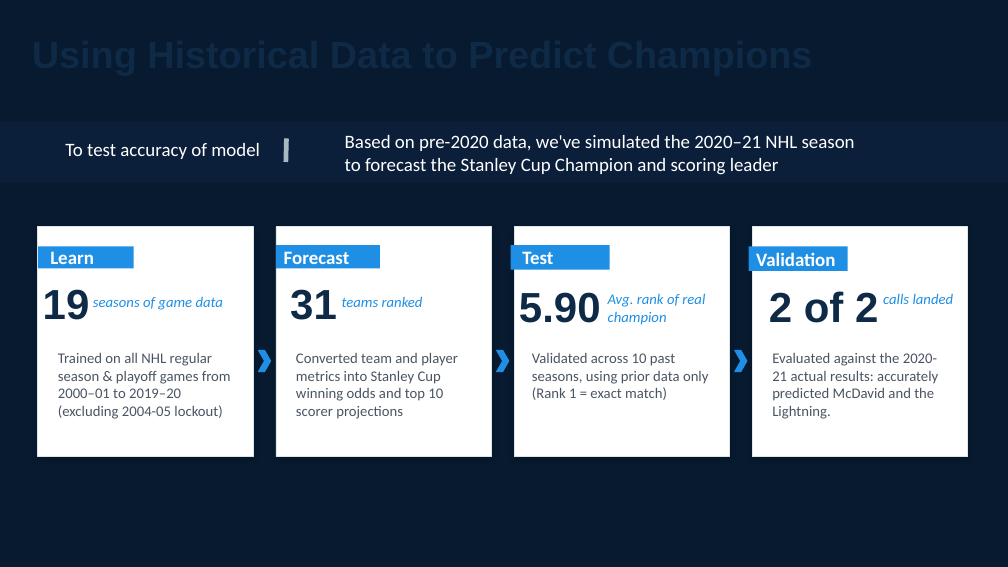
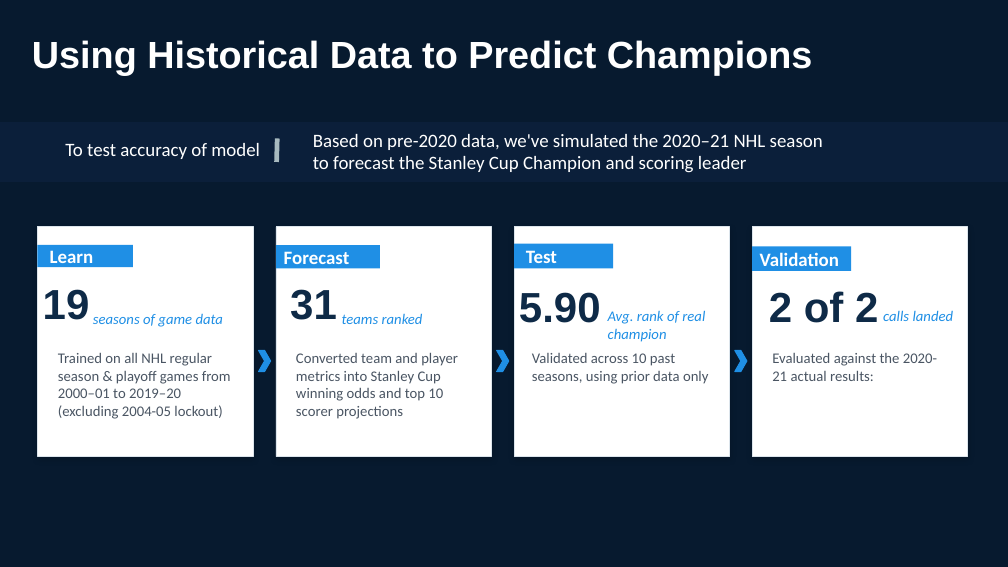
Before and after one commit to kwongheng/JDE10_final_project, a slide deck: slide 25 of docs/Final Project Presentation.pptx. Drawn at 1008x567 pixels with LibreOffice and Linux fonts; fonts in the diff are those of the drawing. Boxes give left, top, right and bottom in pixels: in the first picture for what was removed or moved away, otherwise in the second. Text is boxed around its words. In the diff, an @@ line names an element or a change of style, - is before the commit and + after.

```diff
--- a/docs/Final Project Presentation.pptx
+++ b/docs/Final Project Presentation.pptx
@@ text added at (x1=32, y1=40, x2=813, y2=75), 36 pt, text #FFFFFF, bold @@
+Using Historical Data to Predict Champions
@@ line moved from (287, 138) - (286, 162) to (278, 138) - (277, 162) @@
@@ text "Based on pre-2020 data, we've ..." moved from (x1=345, y1=135, x2=855, y2=175) to (x1=313, y1=134, x2=823, y2=173) @@
@@ rectangle "Test" moved from (x1=510, y1=245, x2=609, y2=270) to (x1=514, y1=243, x2=613, y2=268) @@
@@ 4 texts moved together from (x1=93, y1=293, x2=954, y2=325) to (x1=93, y1=310, x2=954, y2=342) @@
@@ text at (x1=532, y1=353, x2=708, y2=384): text changed @@
-Validated across 10 past seasons, using prior data only (Rank 1 = exact match)
+Validated across 10 past seasons, using prior data only
@@ text at (x1=772, y1=353, x2=937, y2=381): text changed @@
-Evaluated against the 2020-21 actual results: accurately predicted McDavid and the Lightning.
+Evaluated against the 2020-21 actual results:
```
Also in this commit, not shown: 23 other slides changed, 5 slides added, 12 slides removed.
